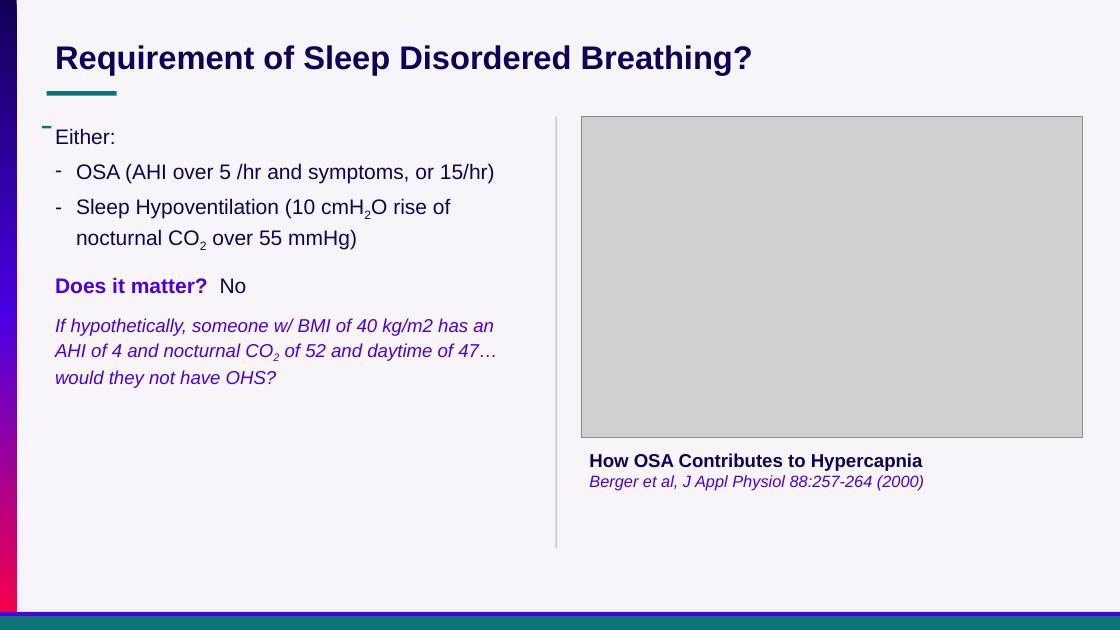
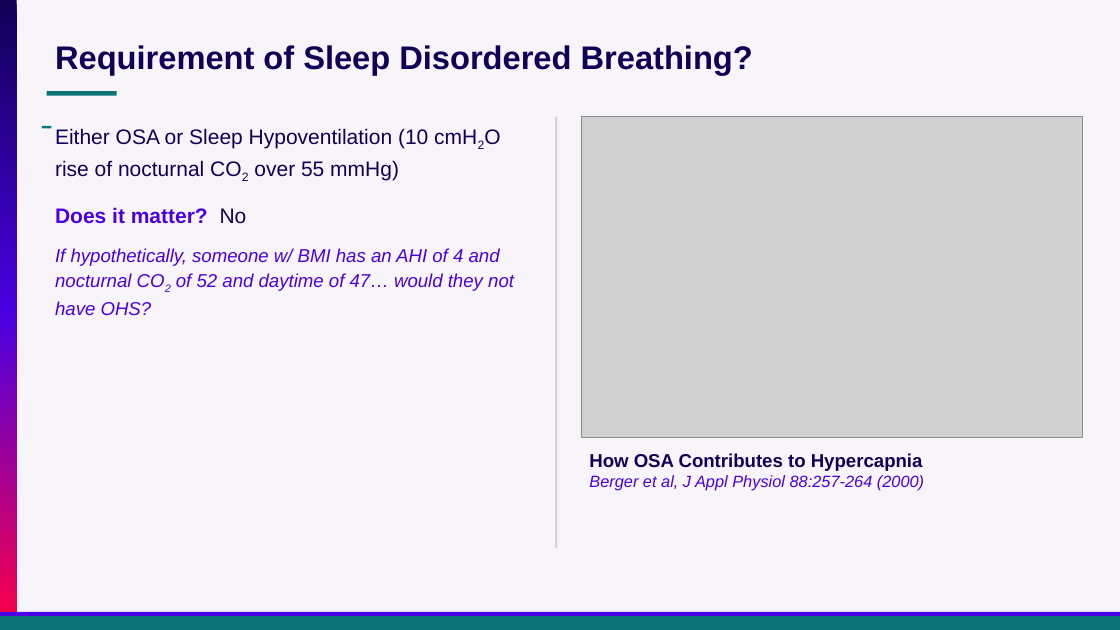
Before and after one commit to reblocke/clinical_talks, a slide deck: slide 4 of archive/Presentations/Locke Utah ACP OHS 2026.pptx. Drawn at 1120x630 pixels with LibreOffice and Linux fonts; fonts in the diff are those of the drawing; grey boxes stand for pictures. Boxes give left, top, right and bottom in pixels: in the first picture for what was removed or moved away, otherwise in the second. Text is boxed around its words. In the diff, an @@ line names an element or a change of style, - is before the commit and + after.

```diff
--- a/archive/Presentations/Locke Utah ACP OHS 2026.pptx
+++ b/archive/Presentations/Locke Utah ACP OHS 2026.pptx
@@ text at <box>55,128,428,180</box>: text changed @@
-Either:
-– OSA (AHI over 5 /hr and symptoms, or 15/hr)
-– Sleep Hypoventilation (10 cmH2O rise of nocturnal CO2 over 55 mmHg)
+Either OSA or Sleep Hypoventilation (10 cmH2O rise of nocturnal CO2 over 55 mmHg)
@@ text at <box>55,248,514,316</box>: text changed @@
-If hypothetically, someone w/ BMI of 40 kg/m2 has an AHI of 4 and nocturnal CO2 of 52 and daytime of 47… would they not have OHS?
+If hypothetically, someone w/ BMI has an AHI of 4 and nocturnal CO2 of 52 and daytime of 47… would they not have OHS?
```
Also in this commit, not shown: 25 other slides changed, 7 slides added, 8 slides removed, 1 other file.
